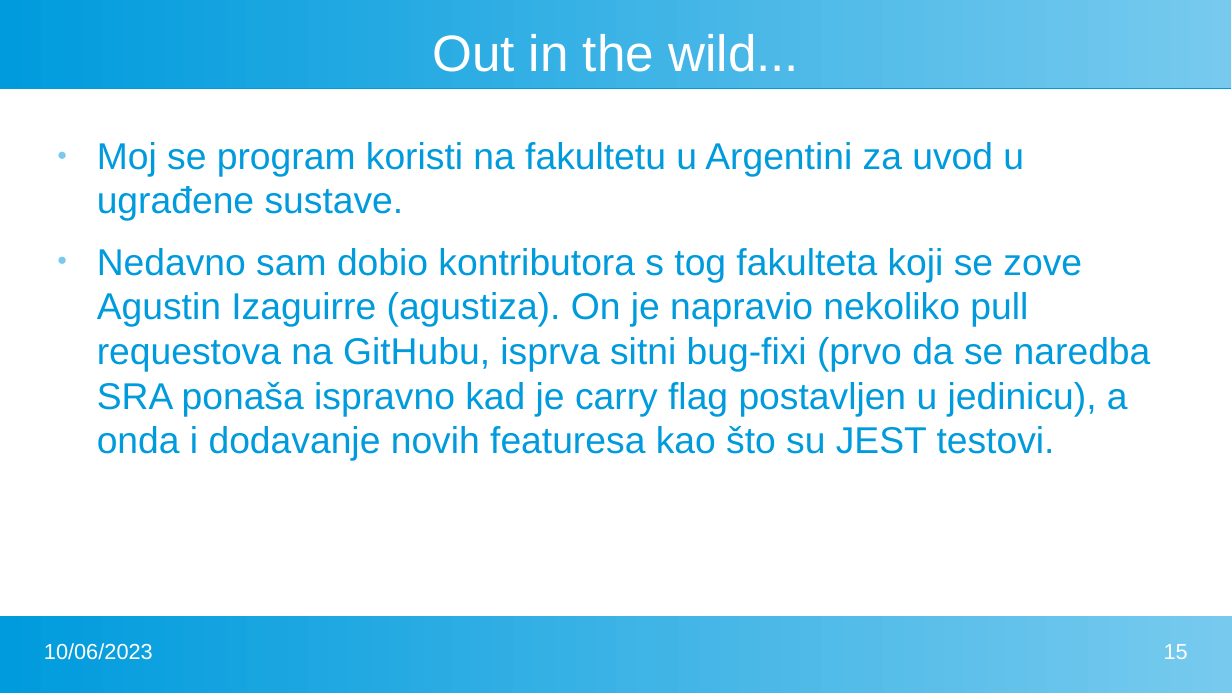
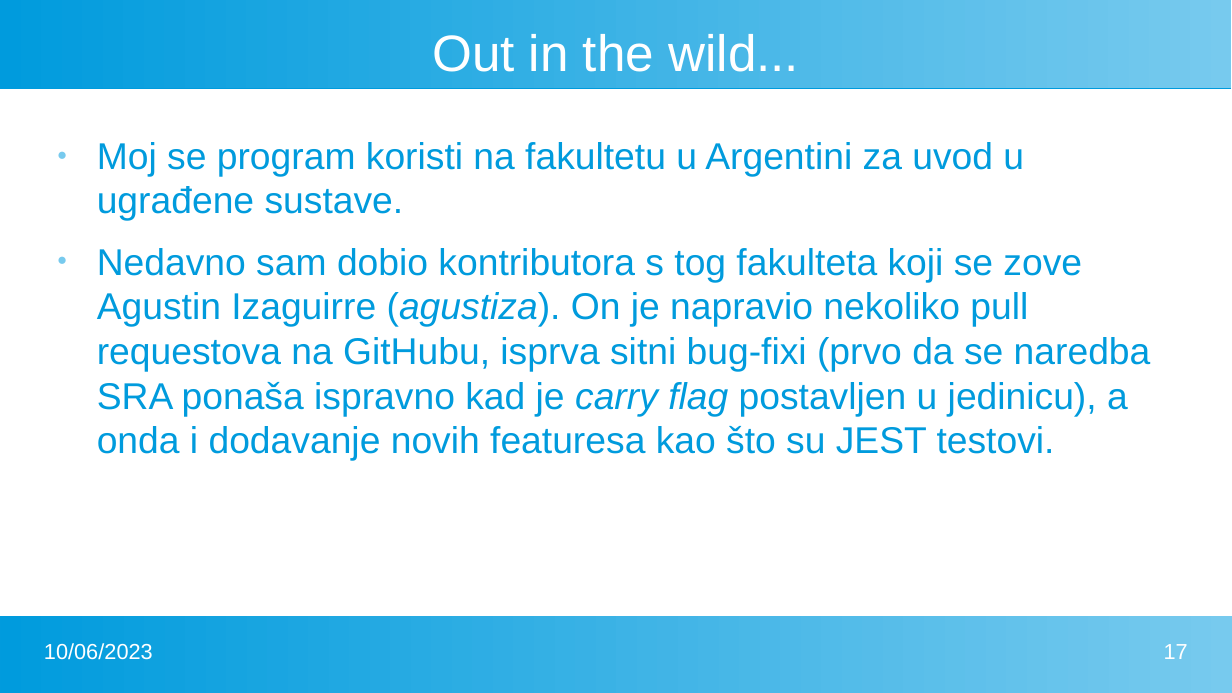
Before and after one commit to FlatAssembler/PicoBlaze_Simulator_in_JS, a slide deck: slide 17 of seminar/PicoBlaze.pptx (slide 15 before the commit). Drawn at 1232x693 pixels with LibreOffice and Linux fonts; fonts in the diff are those of the drawing. Boxes give left, top, right and bottom in pixels: in the first picture for what was removed or moved away, otherwise in the second. Text is boxed around its words. In the diff, an @@ line names an element or a change of style, - is before the commit and + after.

```diff
--- a/seminar/PicoBlaze.pptx
+++ b/seminar/PicoBlaze.pptx
@@ text at (97, 248, 1151, 461): italic on in "(agustiza). carry flag" @@
@@ page number at (1164, 644, 1188, 659): text changed @@
-15
+17
```
Also in this commit, not shown: 4 other slides changed, 2 slides added, 1 other file.
